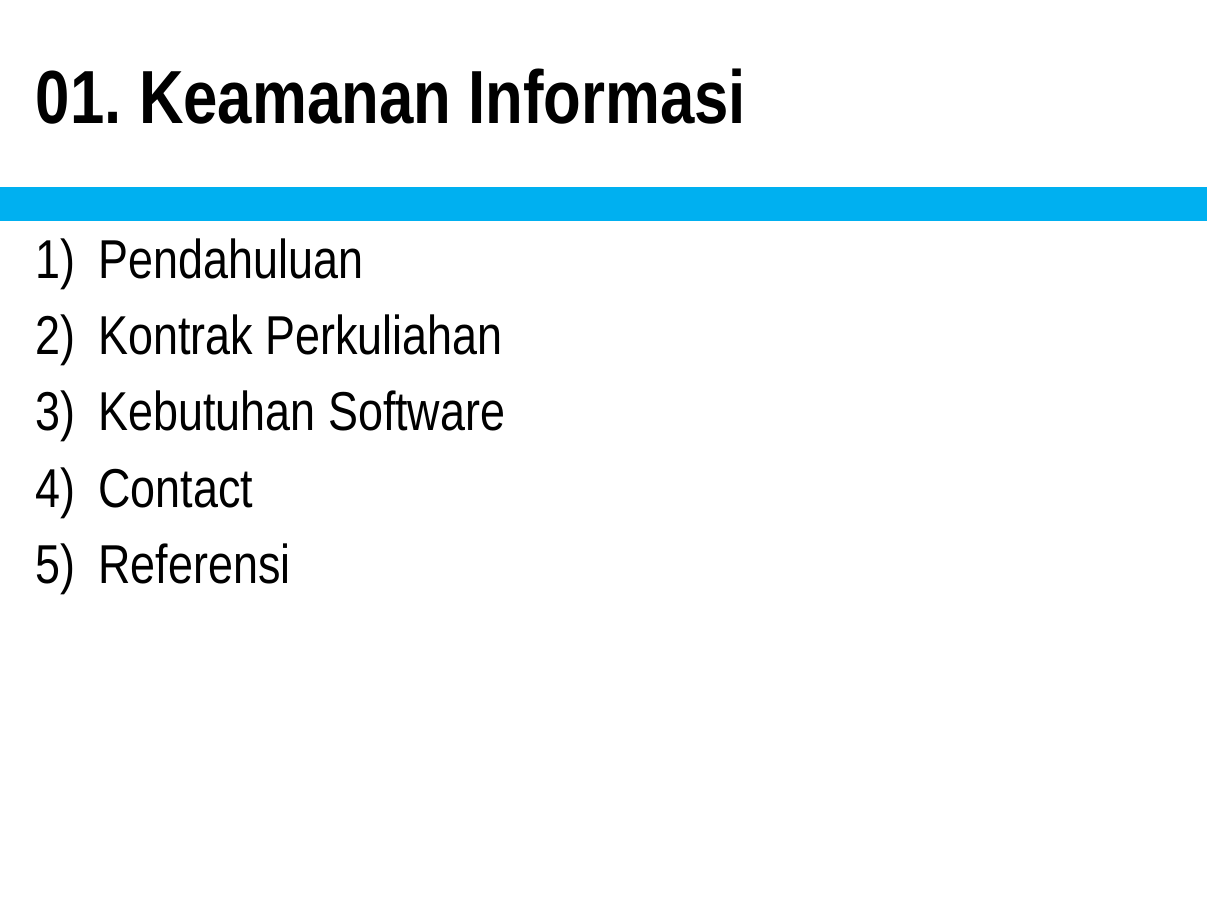
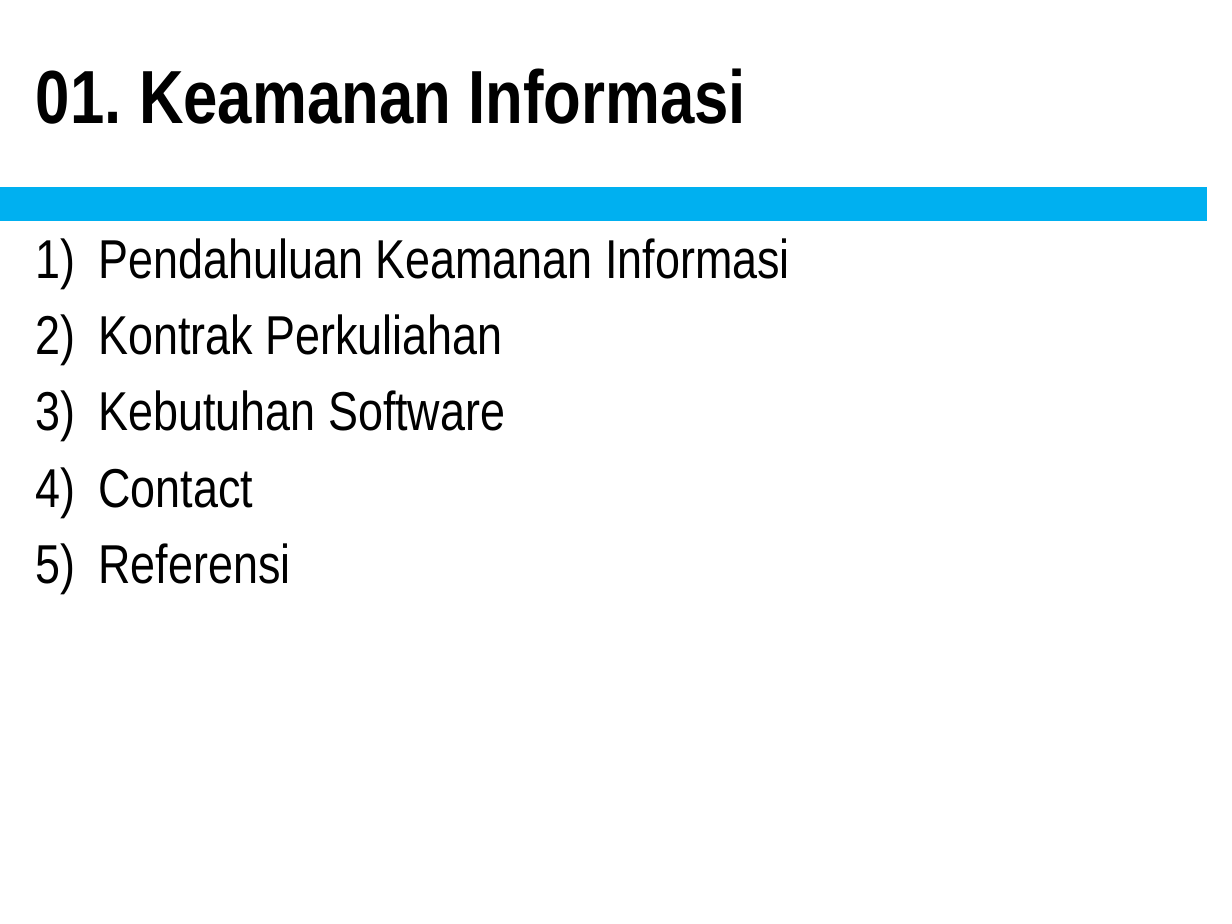
Before and after one commit to doniaft/Keamanan-Informasi, a slide deck: slide 3 of 1. Bahan Ajar/01. Keamanan Informasi - Pendahuluan.pptx. Drawn at 1232x924 pixels with LibreOffice and Linux fonts; fonts in the diff are those of the drawing. Boxes give left, top, right and bottom in pixels: in the first picture for what was removed or moved away, otherwise in the second. Text is boxed around its words. In the diff, an @@ line names an element or a change of style, - is before the commit and + after.

```diff
--- a/1. Bahan Ajar/01. Keamanan Informasi - Pendahuluan.pptx
+++ b/1. Bahan Ajar/01. Keamanan Informasi - Pendahuluan.pptx
@@ text at <box>98,238,790,279</box>: text changed @@
-1) Pendahuluan
+1) Pendahuluan Keamanan Informasi
```
Also in this commit, not shown: 3 other slides changed, 6 slides added, 17 slides removed, 1 other file.
